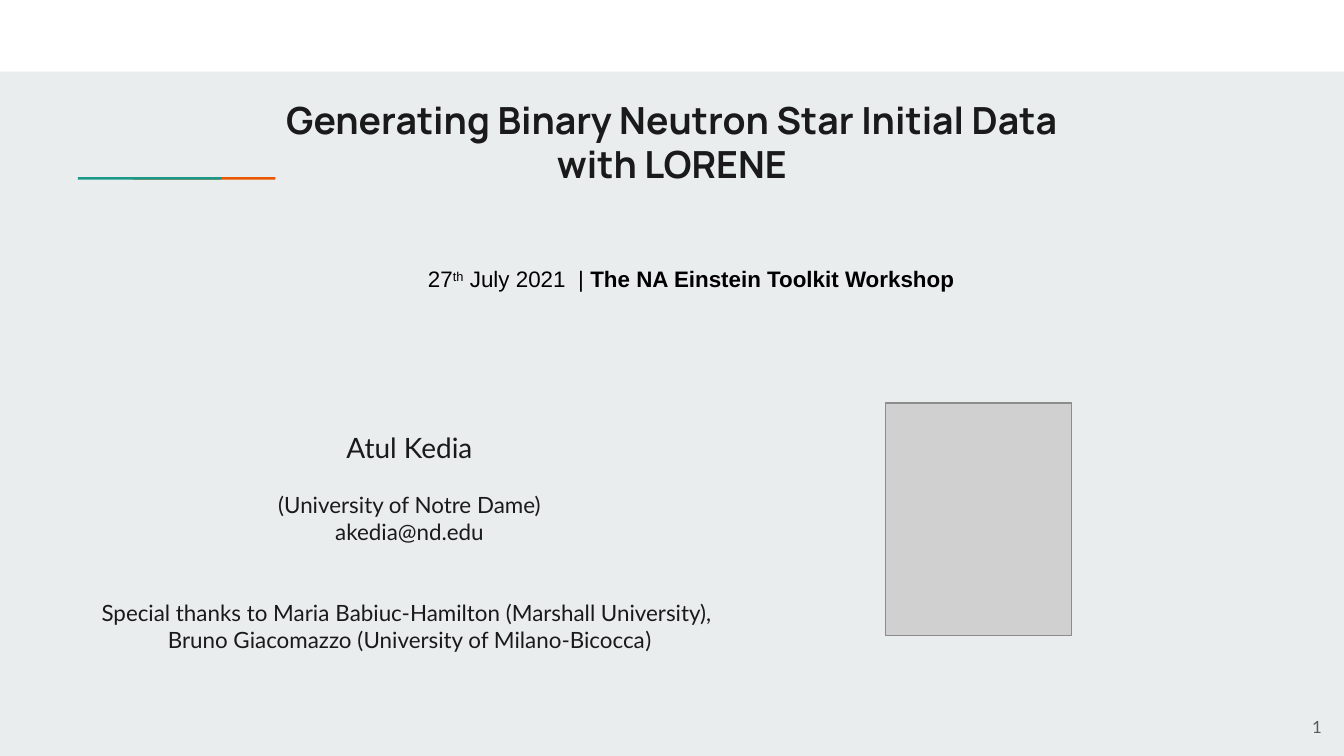
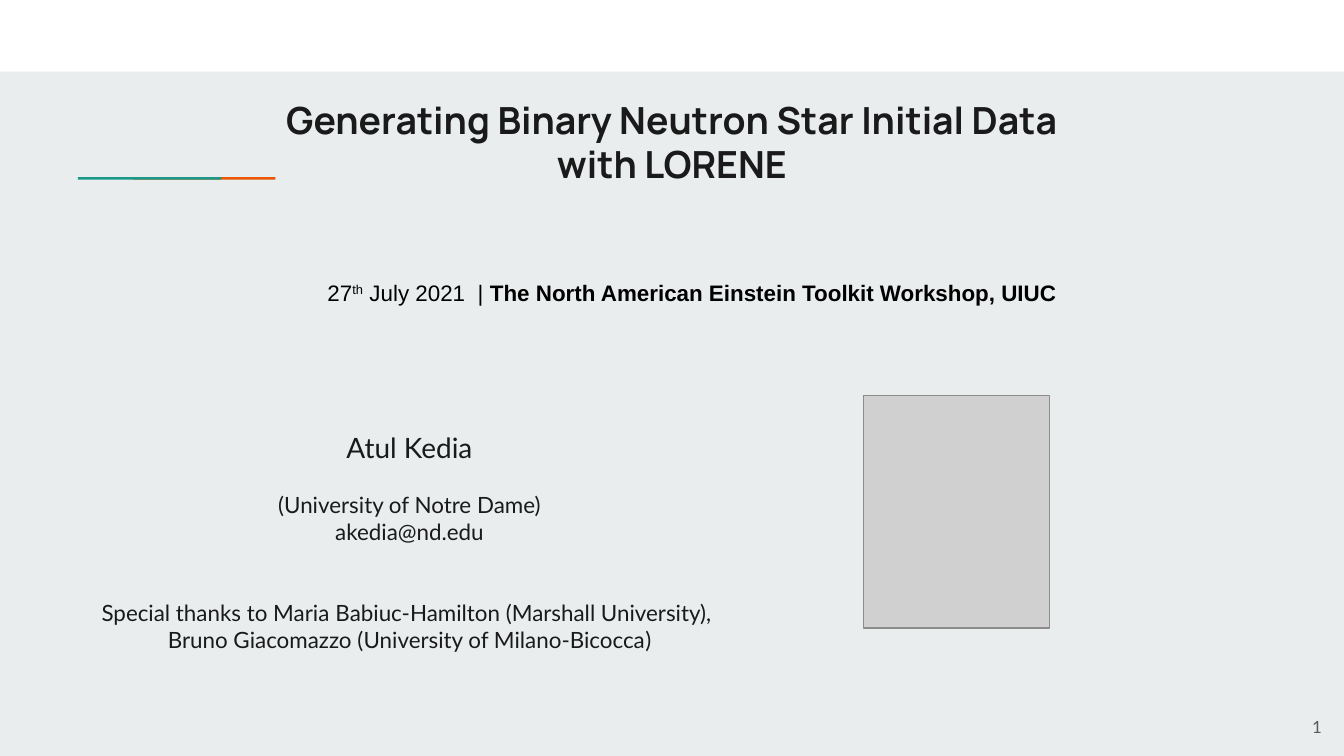
Before and after one commit to EinsteinToolkit/et2021uiuc, a slide deck: slide 1 of _lectures/13-AtulKedia2/Atul-LORENE talk.pptx. Drawn at 1344x756 pixels with LibreOffice and Linux fonts; fonts in the diff are those of the drawing; grey boxes stand for pictures. Boxes give left, top, right and bottom in pixels: in the first picture for what was removed or moved away, otherwise in the second. Text is boxed around its words. In the diff, an @@ line names an element or a change of style, - is before the commit and + after.

```diff
--- a/_lectures/13-AtulKedia2/Atul-LORENE talk.pptx
+++ b/_lectures/13-AtulKedia2/Atul-LORENE talk.pptx
@@ text at [369, 284, 1056, 306]: text changed @@
-27th July 2021 | The NA Einstein Toolkit Workshop
+27th July 2021 | The North American Einstein Toolkit Workshop, UIUC
@@ picture: place and size @@
-picture at [886, 403, 1073, 636]
+picture at [863, 395, 1050, 628]
```
Also in this commit, not shown: 5 other slides changed, 1 slide added.
